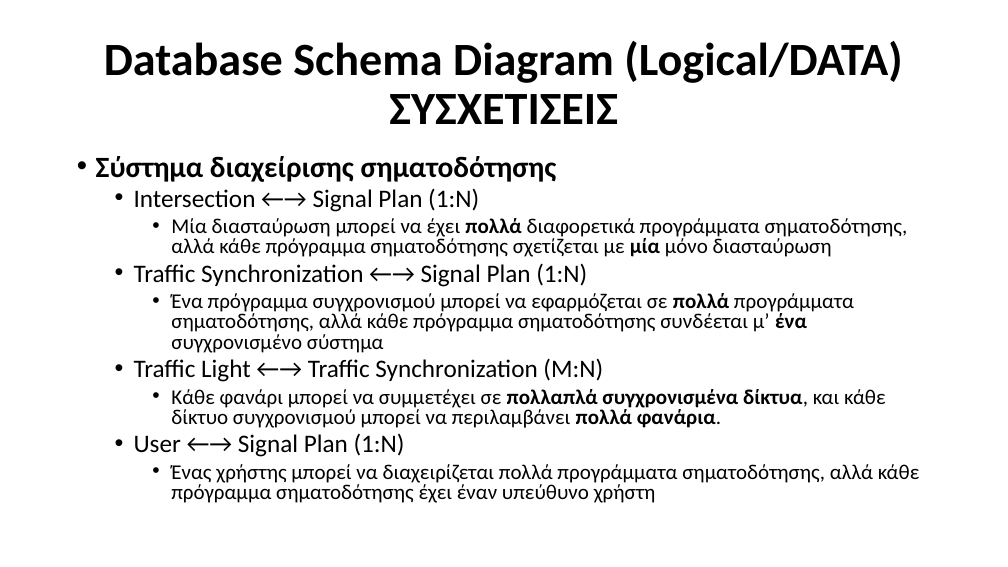
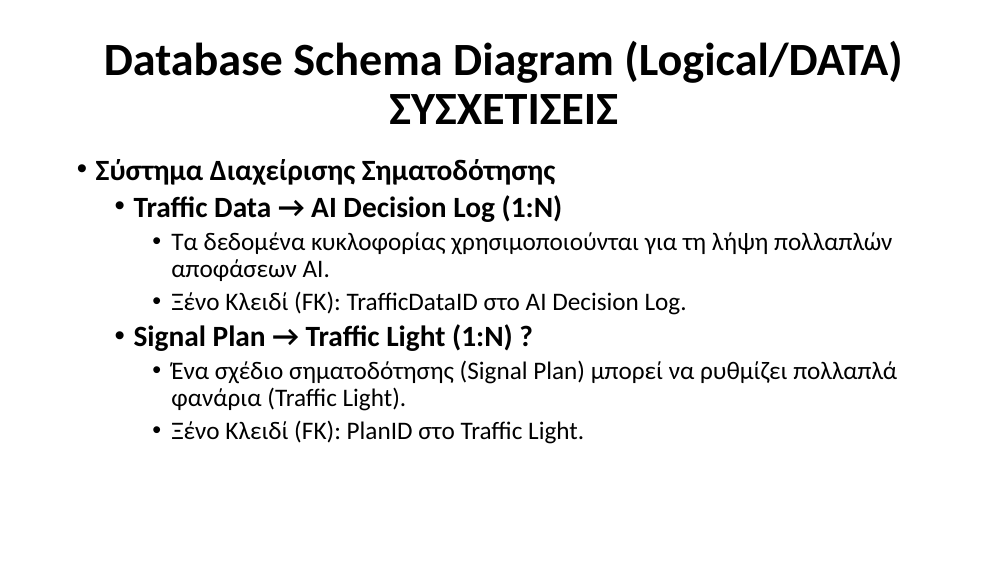
Before and after one commit to Ath21/STL_Drive, a slide deck: slide 23 of Presentation.pptx (slide 11 before the commit). Drawn at 1008x567 pixels with LibreOffice and Linux fonts; fonts in the diff are those of the drawing. Boxes give left, top, right and bottom in pixels: in the first picture for what was removed or moved away, otherwise in the second. Text is boxed around its words. In the diff, an @@ line names an element or a change of style, - is before the commit and + after.

```diff
--- a/Presentation.pptx
+++ b/Presentation.pptx
@@ text at [96,159,897,444]: text changed; size 20 to 24 pt @@
-• Σύστημα διαχείρισης σηματοδότησης
-  • Intersection ←→ Signal Plan (1:N)
-    • Μία διασταύρωση μπορεί να έχει πολλά διαφορετικά προγράμματα σηματοδότησης, αλλά κάθε πρόγραμμα σηματοδότησης σχετίζεται με μία μόνο διασταύρωση
-  • Traffic Synchronization ←→ Signal Plan (1:N)
-    • Ένα πρόγραμμα συγχρονισμού μπορεί να εφαρμόζεται σε πολλά προγράμματα σηματοδότησης, αλλά κάθε πρόγραμμα σηματοδότησης συνδέεται μ’ ένα συγχρονισμένο σύστημα
-  • Traffic Light ←→ Traffic Synchronization (M:N)
-    • Κάθε φανάρι μπορεί να συμμετέχει σε πολλαπλά συγχρονισμένα δίκτυα, και κάθε δίκτυο συγχρονισμού μπορεί να περιλαμβάνει πολλά φανάρια.
-  • User ←→ Signal Plan (1:N)
-    • Ένας χρήστης μπορεί να διαχειρίζεται πολλά προγράμματα σηματοδότησης, αλλά κάθε πρόγραμμα σηματοδότησης έχει έναν υπεύθυνο χρήστη
+• Σύστημα Διαχείρισης Σηματοδότησης
+  • Traffic Data → AI Decision Log (1:N)
+    • Τα δεδομένα κυκλοφορίας χρησιμοποιούνται για τη λήψη πολλαπλών αποφάσεων AI.
+    • Ξένο Κλειδί (FK): TrafficDataID στο AI Decision Log.
+  • Signal Plan → Traffic Light (1:N) ?
+    • Ένα σχέδιο σηματοδότησης (Signal Plan) μπορεί να ρυθμίζει πολλαπλά φανάρια (Traffic Light).
+    • Ξένο Κλειδί (FK): PlanID στο Traffic Light.
```
Also in this commit, not shown: 4 other slides changed, 14 slides added, 2 slides removed, 1 other file.
